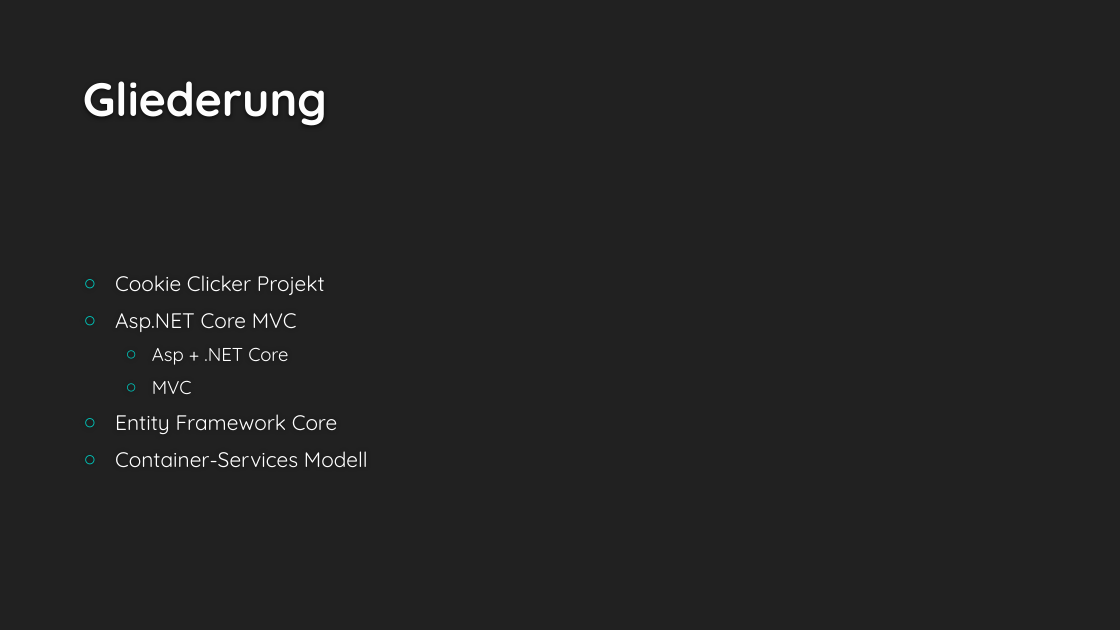
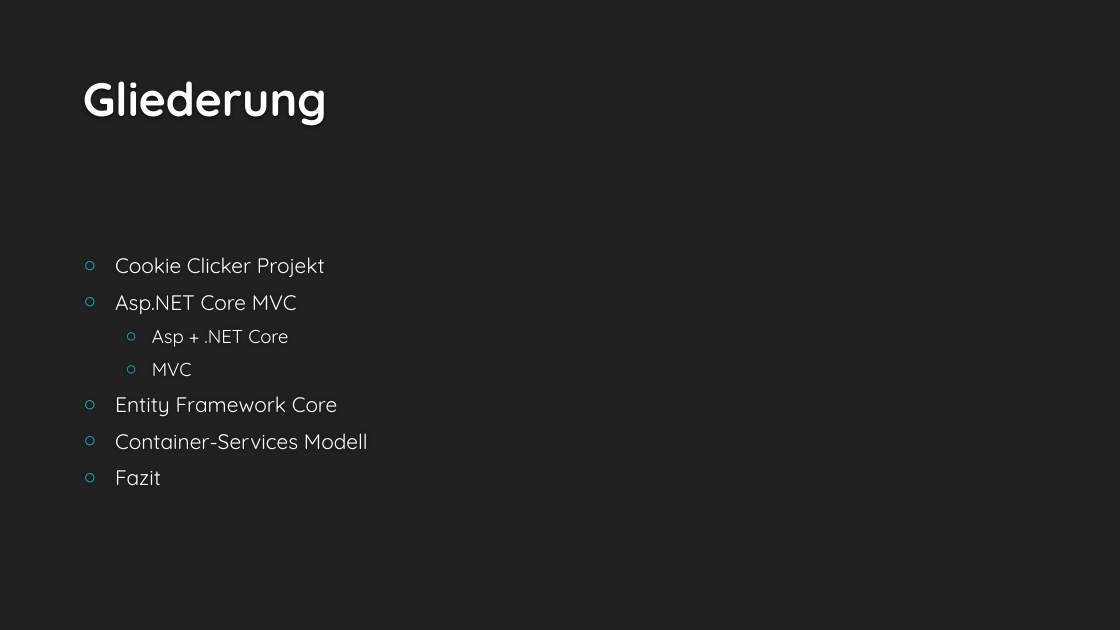
Before and after one commit to MarioCake/AS_Abgaben, a slide deck: slide 2 of Projekt/Präsentation/Cookie Clicker.pptx. Drawn at 1120x630 pixels with LibreOffice and Linux fonts; fonts in the diff are those of the drawing; background and template pictures are left out. Boxes give left, top, right and bottom in pixels: in the first picture for what was removed or moved away, otherwise in the second. Text is boxed around its words. In the diff, an @@ line names an element or a change of style, - is before the commit and + after.

```diff
--- a/Projekt/Präsentation/Cookie Clicker.pptx
+++ b/Projekt/Präsentation/Cookie Clicker.pptx
@@ text at (x1=115, y1=470, x2=161, y2=485): paragraph added @@
+○ Fazit
```
Also in this commit, not shown: 1 other slide changed, 1 other file.
